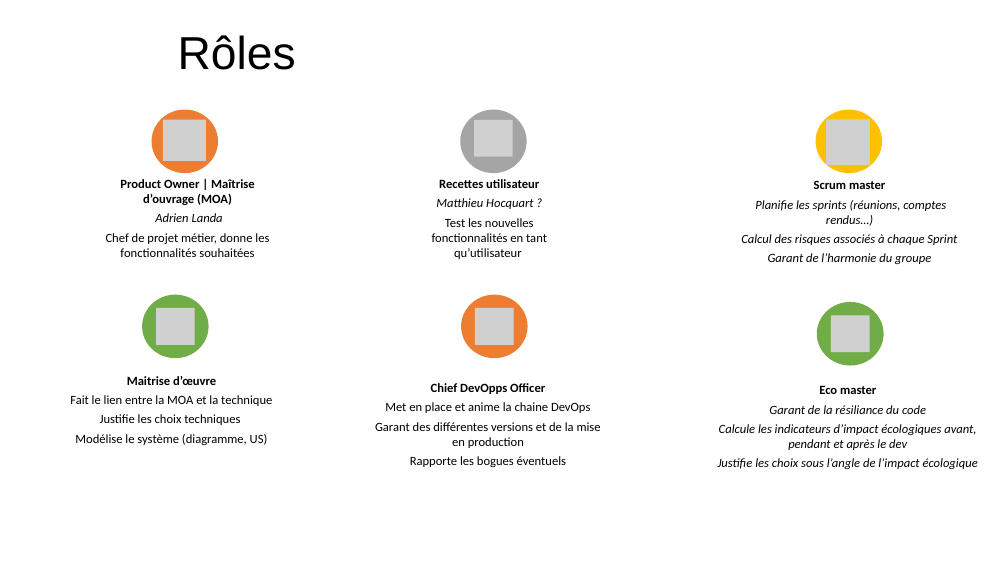
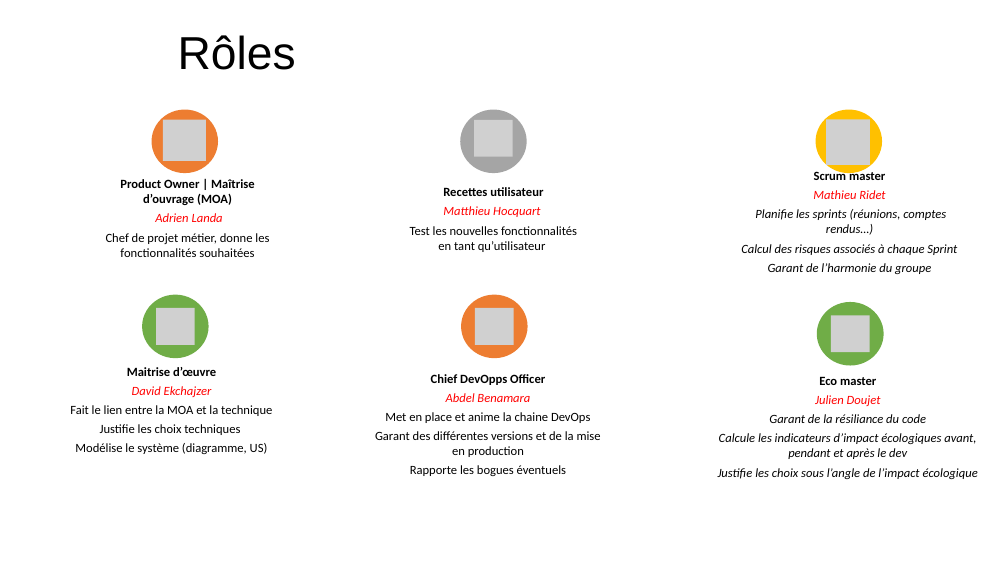
Before and after one commit to OceanStream-X-MiageSorbonne/Boitier, a slide deck: slide 5 of Documentation/Methodologie Projet/Methodologie.pptx. Drawn at 1008x567 pixels with LibreOffice and Linux fonts; fonts in the diff are those of the drawing; grey boxes stand for pictures; background and template pictures are left out. Boxes give left, top, right and bottom in pixels: in the first picture for what was removed or moved away, otherwise in the second. Text is boxed around its words. In the diff, an @@ line names an element or a change of style, - is before the commit and + after.

```diff
--- a/Documentation/Methodologie Projet/Methodologie.pptx
+++ b/Documentation/Methodologie Projet/Methodologie.pptx
@@ text "Recettes utilisateur": place and size @@
-text "Recettes utilisateur" at [432, 179, 547, 259]
+text "Recettes utilisateur" at [410, 187, 577, 252]
@@ text at [443, 206, 540, 217]: text changed; text colour #000000 to #FF0000 @@
-Matthieu Hocquart ?
+Matthieu Hocquart
@@ text at [813, 190, 885, 199]: paragraph added @@
+Mathieu Ridet
@@ text at [155, 213, 223, 222]: text colour #000000 to #FF0000 in "Adrien Landa" @@
@@ text at [132, 386, 212, 397]: paragraph added @@
+David Ekchajzer
@@ text at [446, 393, 530, 402]: paragraph added @@
+Abdel Benamara
@@ text at [815, 395, 881, 406]: paragraph added @@
+Julien Doujet
```
Also in this commit, not shown: 2 other slides changed, 1 other file.
